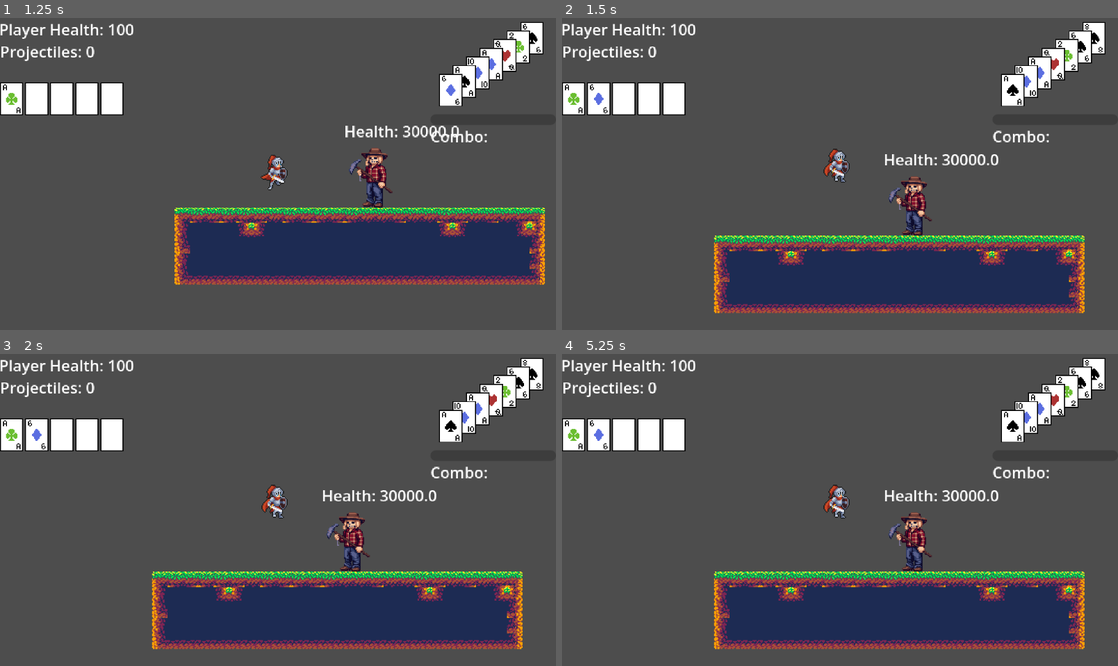
Above: before the commit, frames 1-4 (two rows, left to right).
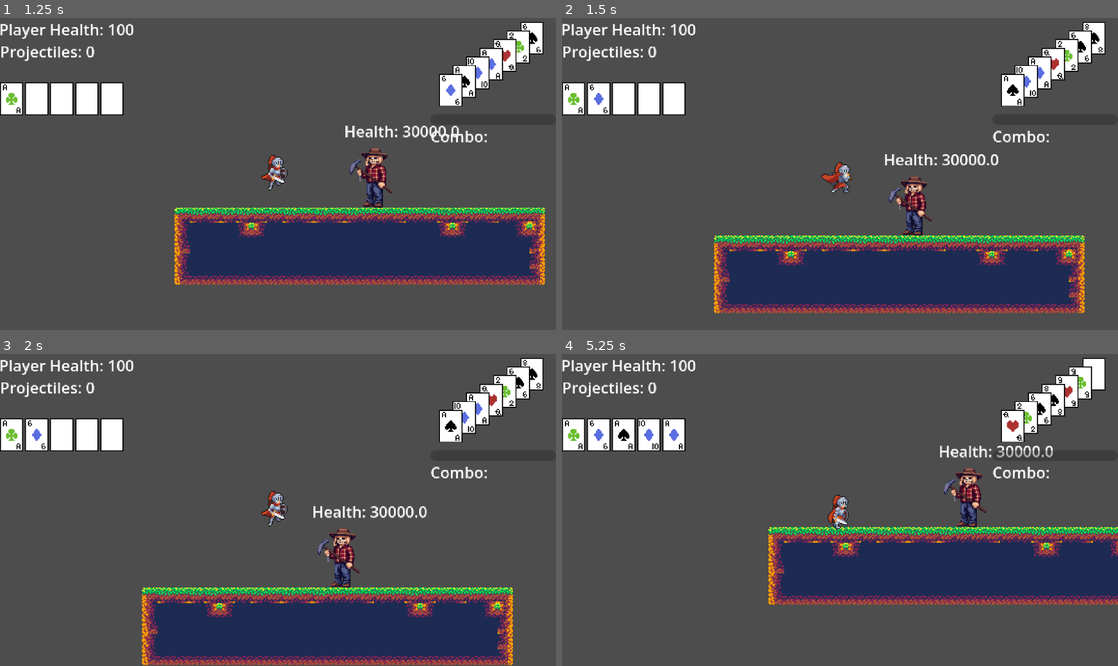
Above: after the commit, the same moments.

Repository: kli007/Bluff-All-In
Game: Godot game, scene res://main.tscn
Same seed, same stepped clock (60 frames per second), same inputs: the game is played once before the commit and once after it.
Inputs:
- Up to frame 1 (1.25 s): tap Enter (Showdown) at 0.5 s; hold D (Move_Right) from 0.53 s (still down); tap , (Attack) at 0.6 s; tap Space (Move_Jump) at 0.77 s
- Up to frame 2 (1.5 s): keep holding D (Move_Right); tap , (Attack) at 1.35 s
- Up to frame 3 (2 s): keep holding D (Move_Right); tap Space (Move_Jump) at 1.52 s
- Up to frame 4 (5.25 s): release D (Move_Right) at 2.03 s; hold A (Move_Left) 2.03-2.78 s; hold Shift (Burn) 2.03-2.78 s; tap , (Attack) every 0.75 s from 2.3 to 4.55 s; hold D (Move_Right) 2.78-4.28 s; tap Caps Lock (Dash) at 2.85 s; tap Space (Move_Jump) at 3.02, 3.77, 4.52 s; tap Delete (Delete) at 3.6 s; hold A (Move_Left) 4.28-5.03 s; tap S (Look_Down) at 4.35 s; hold D (Move_Right) from 5.03 s (still down); hold W (Look_Up) from 5.03 s (still down)

Frame 1 is identical in both runs. In frame 2, 0.5% of the frame differs, in the area x 46-53%, y 41-57%; in frame 3, 15%; in frame 4, 27%, in the area x 9-100%, y 1-95%.

Commit message:
bug fixes and moved functions
fixed an error where respawning enemy stay invincible
move functions from combat values to combat manager
added dash slash to attacks
added some attack values to combatvalues

Diff:
--- a/Combat/combatManager.gd
+++ b/Combat/combatManager.gd
@@ -23,7 +23,7 @@
 
 func dealDamage(damageType: String, body: Node, pos: Vector2, origin: String) -> void:
 	if not body.healthNode.isInvincible or body.healthNode.checkIfHit(damageType):
-		var knockback: float = values.getKnockback(damageType)
+		var knockback: float = CombatManager.getKnockback(damageType)
 		var damage: float = values.get(damageType)
 		if origin == "Player":
 			if comboMultiplier != 0.0:
@@ -51,15 +51,40 @@
 func resetAccumDmg() -> void:
 	accumDamage = 0.0
 
+func getKnockback(damageType: String) -> float:
+	match damageType:
+		"player_atk_dmg", "player_launch_dmg", "player_spike_dmg", "player_proj_dmg", "hand_HC_dmg", "hand_pair_dmg", "enemy_small_contact_dmg":
+			return values.small_kb
+		"enemy_small_attack_dmg", "hand_2pair_dmg", "hand_3kind_dmg", "hand_straight_dmg", "hand_flush_dmg":
+			return values.medium_kb
+		_:
+			return values.large_kb
+
 func getRankText() -> String:
-	return values.getRankMult(accumDamage)
+	if accumDamage >= values.s_rank_thres:
+		return "S"
+	elif accumDamage >= values.a_rank_thres:
+		return "A"
+	elif accumDamage >= values.b_rank_thres:
+		return "B"
+	elif accumDamage >= values.c_rank_thres:
+		return "C"
+	elif accumDamage >= values.d_rank_thres:
+		return "D"
+	else:
+		return "F"
+
 
 func getAttackPriority(attack: String) -> int:
 	match attack:
 		"player_atk_dmg", "player_proj_dmg":
 			return 1
+		"player_launch_dmg":
+			return 2
 		"hand_HC_dmg", "hand_pair_dmg", "enemy_small_contact_dmg":
 			return 3
+		"player_spike_dmg":
+			return 4
 		"enemy_small_attack_dmg", "hand_2pair_dmg", "hand_3kind_dmg":
 			return 5
 		_:
--- a/Combat/combatValues.gd
+++ b/Combat/combatValues.gd
@@ -7,6 +7,8 @@
 
 @export var player_atk_dmg: float = 15.0
 @export var player_proj_dmg: float = 10.0
+@export var player_launch_dmg: float = 15.0
+@export var player_spike_dmg: float = 15.0
 
 @export var enemy_small_contact_dmg: float = 6.0
 @export var enemy_small_attack_dmg: float = 12.0
@@ -34,26 +36,3 @@
 @export var b_rank_thres: float = 400.0
 @export var c_rank_thres: float = 250.0
 @export var d_rank_thres: float = 75.0
-
-func getKnockback(damageType: String) -> float:
-	match damageType:
-		"player_atk_dmg", "player_proj_dmg", "hand_HC_dmg", "hand_pair_dmg", "enemy_small_contact_dmg":
-			return small_kb
-		"enemy_small_attack_dmg", "hand_2pair_dmg", "hand_3kind_dmg", "hand_straight_dmg", "hand_flush_dmg":
-			return medium_kb
-		_:
-			return large_kb
-
-func getRankMult(currentValue: float) -> String:
-	if currentValue >= s_rank_thres:
-		return "S"
-	elif currentValue >= a_rank_thres:
-		return "A"
-	elif currentValue >= b_rank_thres:
-		return "B"
-	elif currentValue >= c_rank_thres:
-		return "C"
-	elif currentValue >= d_rank_thres:
-		return "D"
-	else:
-		return "F"
--- a/Health/health.gd
+++ b/Health/health.gd
@@ -55,6 +55,8 @@
 func resetAllValues() -> void:
 	setHealth(maxHealth)
 	currentHitPriority = 0
+	isInvincible = false
+	invincibility_ended.emit()
 	iTimer.stop()
 	hitTimer.stop()
 
--- a/Player/player.gd
+++ b/Player/player.gd
@@ -65,21 +65,22 @@
 		move_and_slide()
 		animation_control()
 		flip_sprite()
-		if not is_on_floor():
+		if not is_on_floor() and isActioning != State.DASH:
 			velocity += get_gravity() * delta
 		else:
 			activeJumps = MAX_JUMP_AVAILABLE
 
 
 func animation_control() -> void:
-	if velocity.y < 0:
-		animNode.play('Jump')
-	elif velocity.y > 0:
-		animNode.play('Fall')
-	elif velocity.x != 0:
-		animNode.play('Move')
-	else:
-		animNode.play('Idle')
+	if isActioning == State.NOTHING:
+		if velocity.y < 0:
+			animNode.play('Jump')
+		elif velocity.y > 0:
+			animNode.play('Fall')
+		elif velocity.x != 0:
+			animNode.play('Move')
+		else:
+			animNode.play('Idle')
 
 
 func flip_sprite() -> void:
@@ -116,6 +117,9 @@
 func trickCards() -> void:
 	TrickManager.mainManager(pendNodes.front(), currentTrick['rank'], currentTrick['suit'])
 	setPlayedCard()
+
+func slash_combo() -> void:
+	pass # need for air rave 2 hit, and ground combo 3 hits
 
 func _on_animation_player_animation_finished(anim_name: StringName) -> void:
 	if anim_name in ATTACK_ANIMATIONS:
@@ -183,20 +187,23 @@
 	if Input.is_action_just_pressed("Delete"):
 		deckNode.deleteDeck()
 
-	if Input.is_action_just_pressed("Attack") and isActioning == State.NOTHING:
+	if Input.is_action_just_pressed("Attack") and (isActioning == State.NOTHING or isActioning == State.DASH):
 		if CardData.checkSpace(playedNodes) and CardData.checkSpace(pendNodes) < MAX_PEND_CARDS:
-			setPlayedCard()
-			isActioning = State.ATTACK
+			if isActioning == State.DASH:
+					animNode.play("Attack_1")
+					dashTime.stop()
 			if not is_on_floor():
 				if lookingDir == 'DOWN':
 					animNode.play("Down_Attack")
 				else:
-					print('air rave')
+					animNode.play("Attack_1")
 			else:
 				if lookingDir == 'UP':
 					animNode.play("Up_Attack")
 				else:
 					animNode.play("Attack_1")
+			setPlayedCard()
+			isActioning = State.ATTACK
 
 
 	if Input.is_action_just_pressed("Trick") and isActioning == State.NOTHING:
